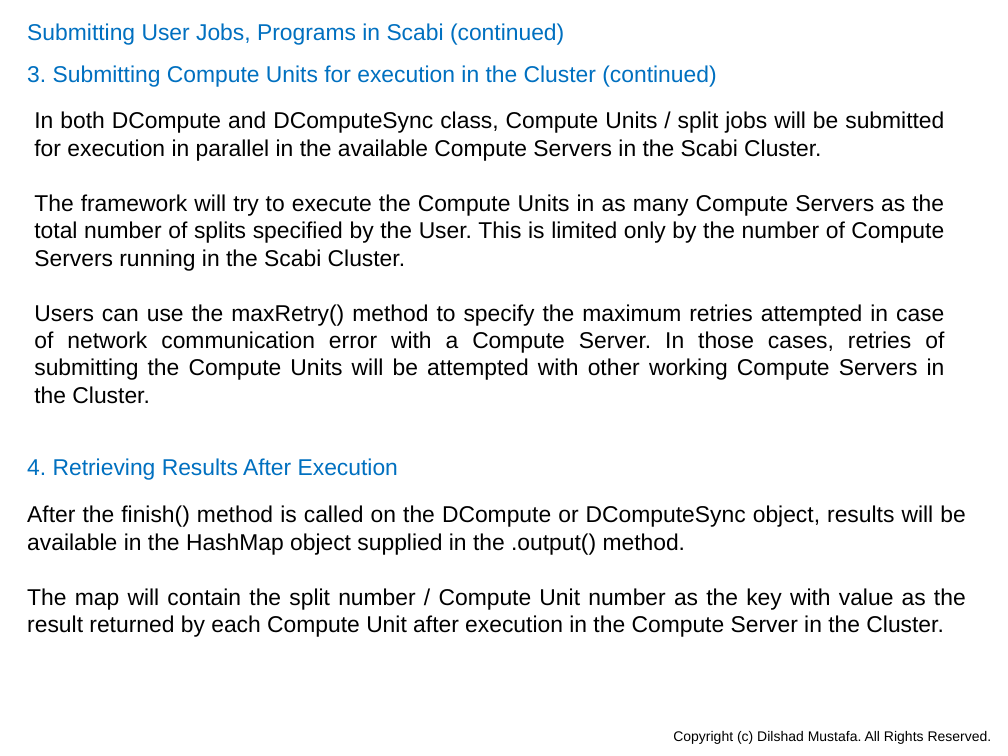
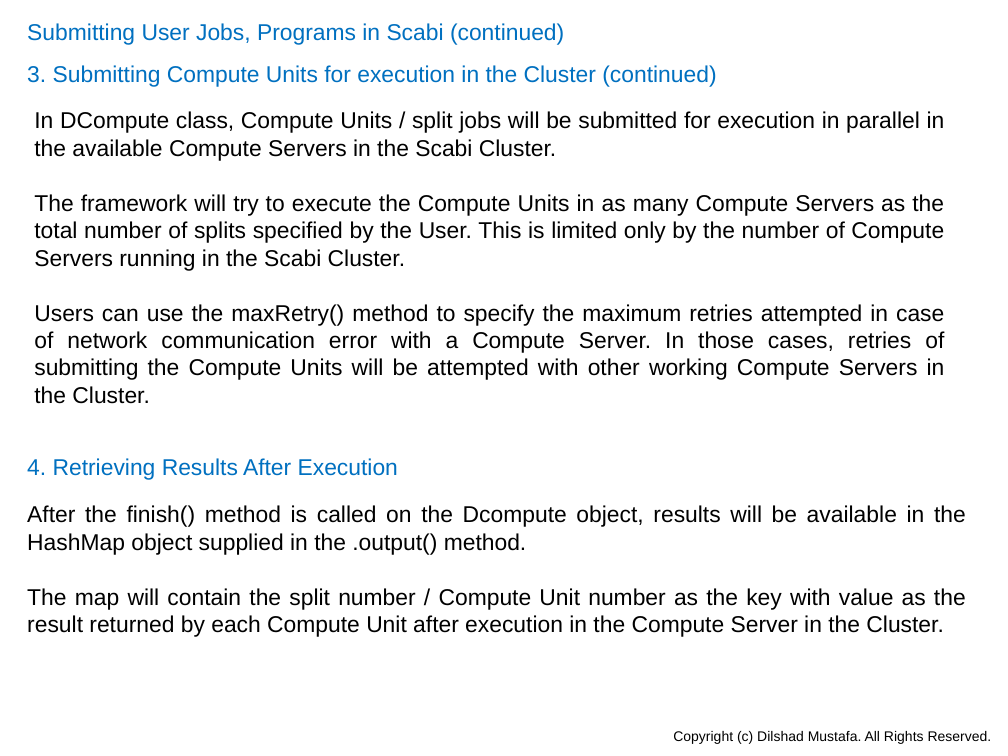
Before and after one commit to dilshadmustafa/scabi, a slide deck: slide 36 of Documentation/Scabi.pptx (slide 29 before the commit). Drawn at 1008x756 pixels with LibreOffice and Linux fonts; fonts in the diff are those of the drawing. Boxes give left, top, right and bottom in pixels: in the first picture for what was removed or moved away, otherwise in the second. Text is boxed around its words. In the diff, an @@ line names an element or a change of style, - is before the commit and + after.

```diff
--- a/Documentation/Scabi.pptx
+++ b/Documentation/Scabi.pptx
@@ text at box(34, 111, 945, 161): text changed @@
-In both DCompute and DComputeSync class, Compute Units / split jobs will be submitted for execution in parallel in the available Compute Servers in the Scabi Cluster.
+In DCompute class, Compute Units / split jobs will be submitted for execution in parallel in the available Compute Servers in the Scabi Cluster.
@@ text at box(27, 505, 966, 555): text changed @@
-After the finish() method is called on the DCompute or DComputeSync object, results will be available in the HashMap object supplied in the .output() method.
+After the finish() method is called on the Dcompute object, results will be available in the HashMap object supplied in the .output() method.
```
Also in this commit, not shown: 13 other slides changed, 10 slides added, 3 slides removed.
